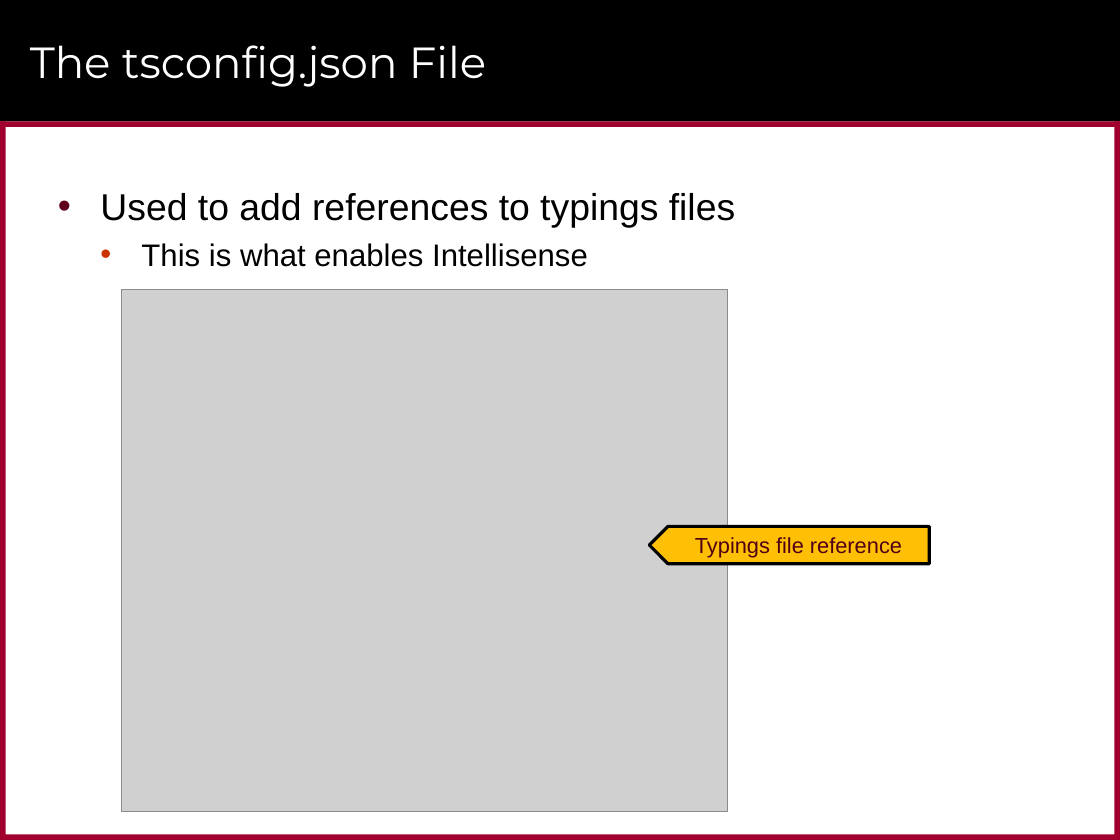
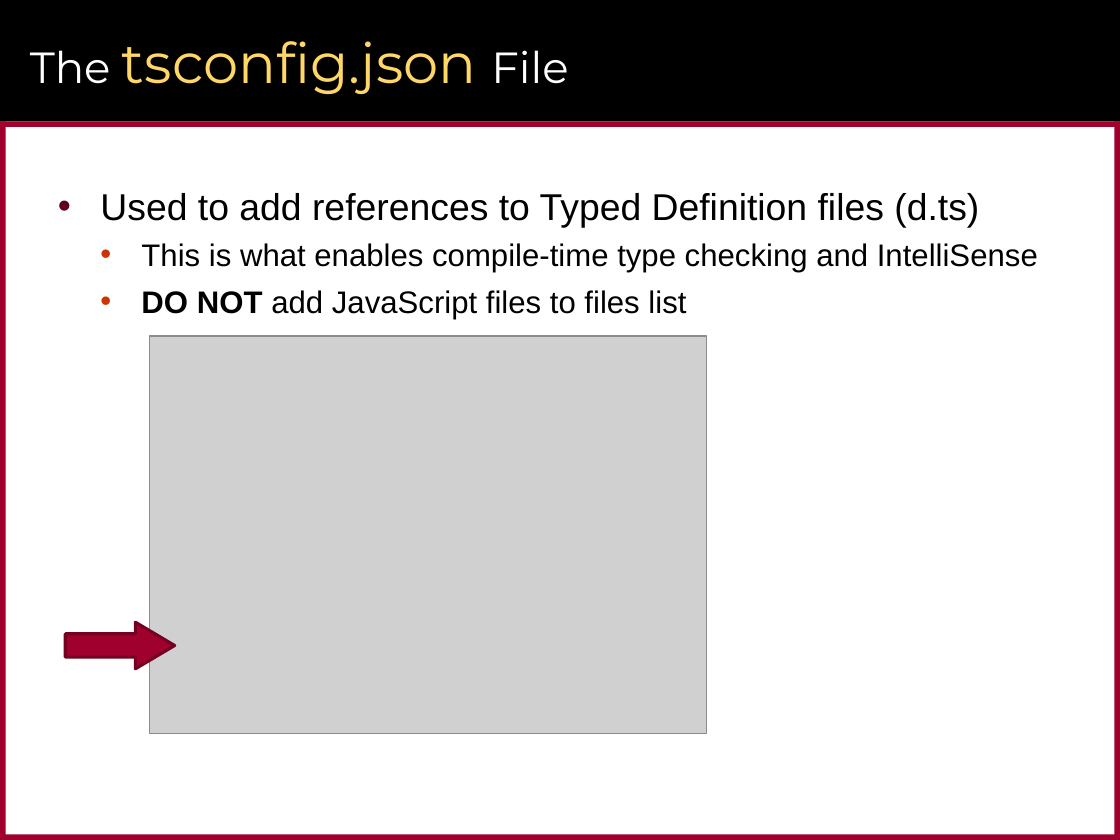
Before and after one commit to CriticalPathTraining/CustomVisualsForPowerBI, a slide deck: slide 36 of CustomVisualsForPowerBI.pptx (slide 33 before the commit). Drawn at 1120x840 pixels with LibreOffice and Linux fonts; fonts in the diff are those of the drawing; grey boxes stand for pictures; background and template pictures are left out. Boxes give left, top, right and bottom in pixels: in the first picture for what was removed or moved away, otherwise in the second. Text is boxed around its words. In the diff, an @@ line names an element or a change of style, - is before the commit and + after.

```diff
--- a/CustomVisualsForPowerBI.pptx
+++ b/CustomVisualsForPowerBI.pptx
@@ title "The tsconfig.json File" at <box>30,41,568,94</box>: size 28 to 36 pt, text colour #FFFFFF to #FFD767 in "tsconfig.json" @@
@@ text at <box>100,193,1038,319</box>: text changed; size 24 to 20 pt @@
-• Used to add references to typings files
-  • This is what enables Intellisense
+• Used to add references to Typed Definition files (d.ts)
+  • This is what enables compile-time type checking and IntelliSense
+  • DO NOT add JavaScript files to files list
@@ picture: place and size @@
-picture at <box>121,290,728,812</box>
+picture at <box>149,336,707,734</box>
@@ left arrow removed at <box>650,526,930,563</box> @@
-Typings file reference
@@ right arrow added at <box>65,623,175,670</box>, fill #9F002D, outline #760021 2 pt @@
```
Also in this commit, not shown: 17 other slides changed, 10 slides added, 25 slides removed, 29 other files.
